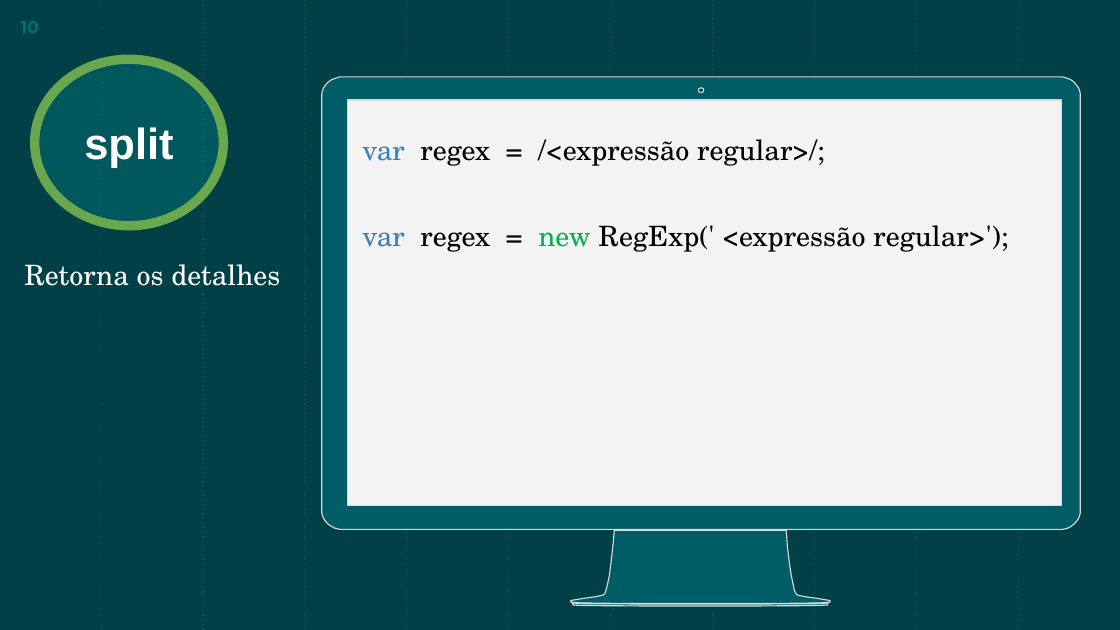
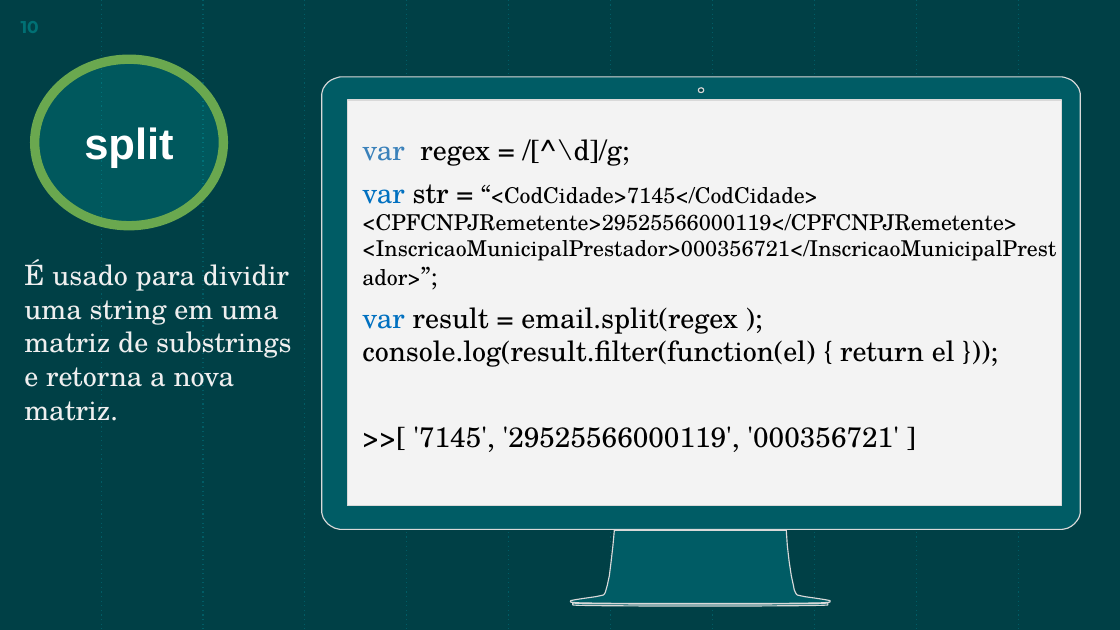
Before and after one commit to JonyAlan/regex, a slide deck: slide 10 of Regex.pptx. Drawn at 1120x630 pixels with LibreOffice and Linux fonts; fonts in the diff are those of the drawing. Boxes give left, top, right and bottom in pixels: in the first picture for what was removed or moved away, otherwise in the second. Text is boxed around its words. In the diff, an @@ line names an element or a change of style, - is before the commit and + after.

```diff
--- a/Regex.pptx
+++ b/Regex.pptx
@@ text removed at bbox=[362, 139, 1008, 252] @@
-var regex = /<expressão regular>/;
-var regex = new RegExp(' <expressão regular>');
@@ text added at bbox=[362, 139, 1056, 452], 14 pt, text #000000 @@
+var regex = /[^\d]/g;
+var str = “<CodCidade>7145</CodCidade> <CPFCNPJRemetente>29525566000119</CPFCNPJRemetente> <InscricaoMunicipalPrestador>000356721</InscricaoMunicipalPrestador>”;
+var result = email.split(regex ); console.log(result.filter(function(el) { return el }));
+>>[ '7145', '29525566000119', '000356721' ]
@@ subtitle at bbox=[24, 259, 292, 421]: text changed; text colour #FFFFFF to #EFEFEF @@
-Retorna os detalhes
+É usado para dividir uma string em uma matriz de substrings e retorna a nova matriz.
```
Also in this commit, not shown: 8 other slides changed, 9 slides added, 14 slides removed.
